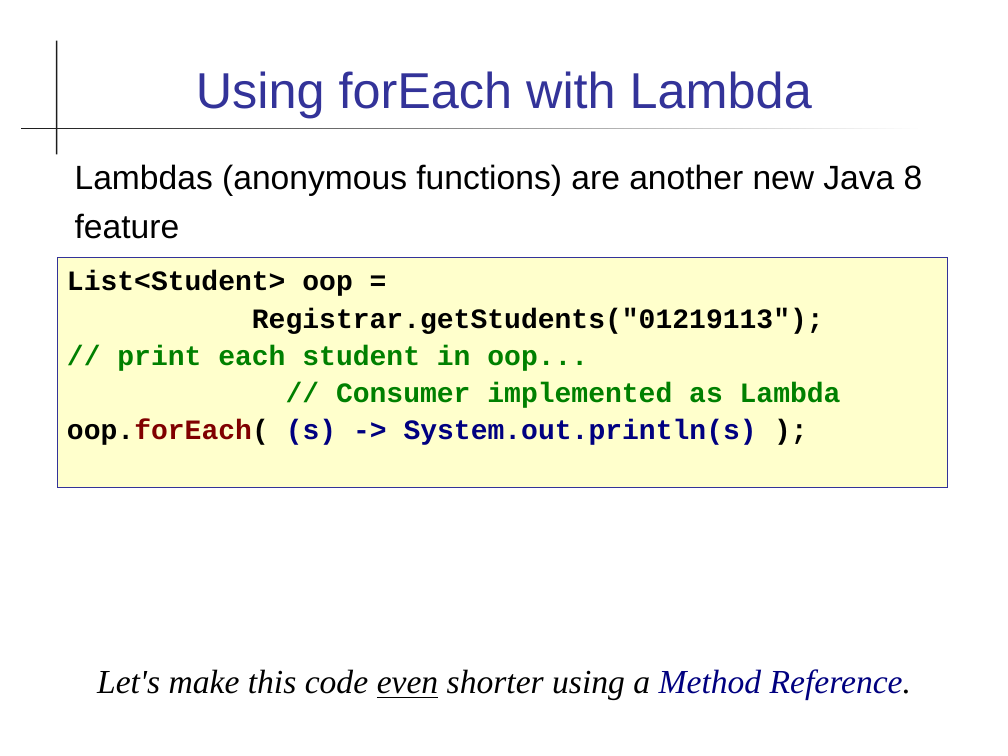
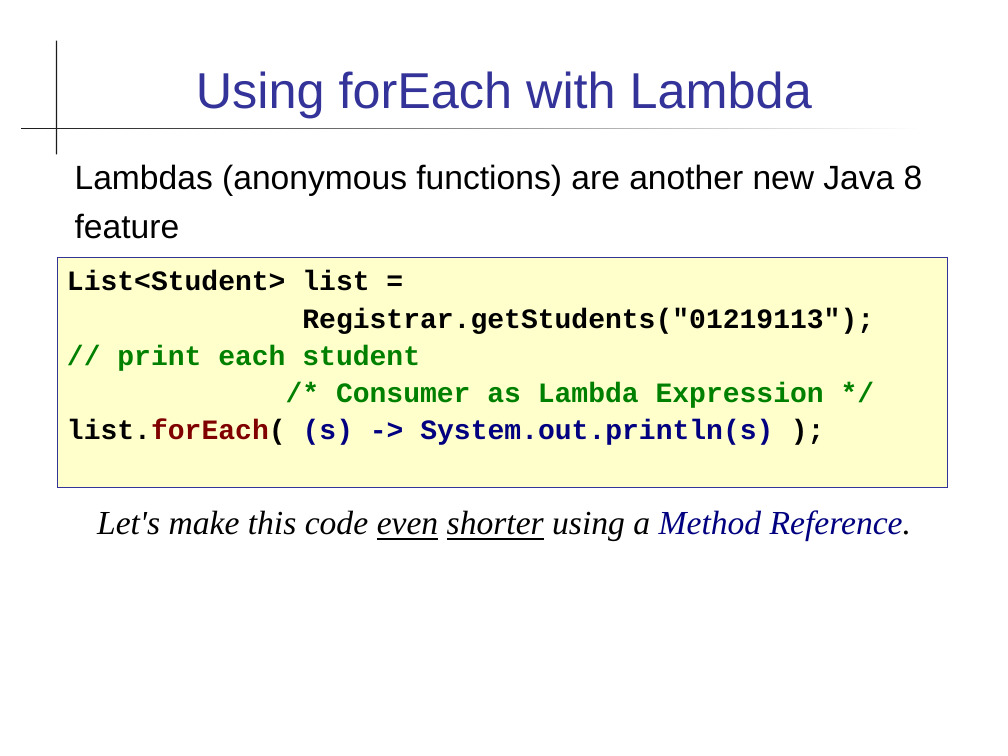
Before and after one commit to skeoop/skeoop.github.io, a slide deck: slide 9 of week13/Java-8-Features.ppt. Drawn at 1008x756 pixels with LibreOffice and Linux fonts; fonts in the diff are those of the drawing. Boxes give left, top, right and bottom in pixels: in the first picture for what was removed or moved away, otherwise in the second. Text is boxed around its words. In the diff, an @@ line names an element or a change of style, - is before the commit and + after.

```diff
--- a/week13/Java-8-Features.ppt
+++ b/week13/Java-8-Features.ppt
@@ text in rectangle at box(67, 271, 369, 291): text changed @@
-List<Student> oop =
+List<Student> list =
@@ text in rectangle at box(67, 345, 824, 445): text changed @@
-// print each student in oop...
-// Consumer implemented as Lambda
-oop.forEach( (s) -> System.out.println(s) );
+// print each student
+/* Consumer as Lambda Expression */
+list.forEach( (s) -> System.out.println(s) );
@@ text "Let's make this code even ...": place and size @@
-text "Let's make this code even ..." at box(97, 669, 912, 700)
+text "Let's make this code even ..." at box(97, 510, 912, 541)
@@ text "Let's make this code even ..." at box(97, 510, 912, 541): underline on in "shorter" @@
```
Also in this commit, not shown: 16 other slides changed, 1 slide added, 10 other files.
